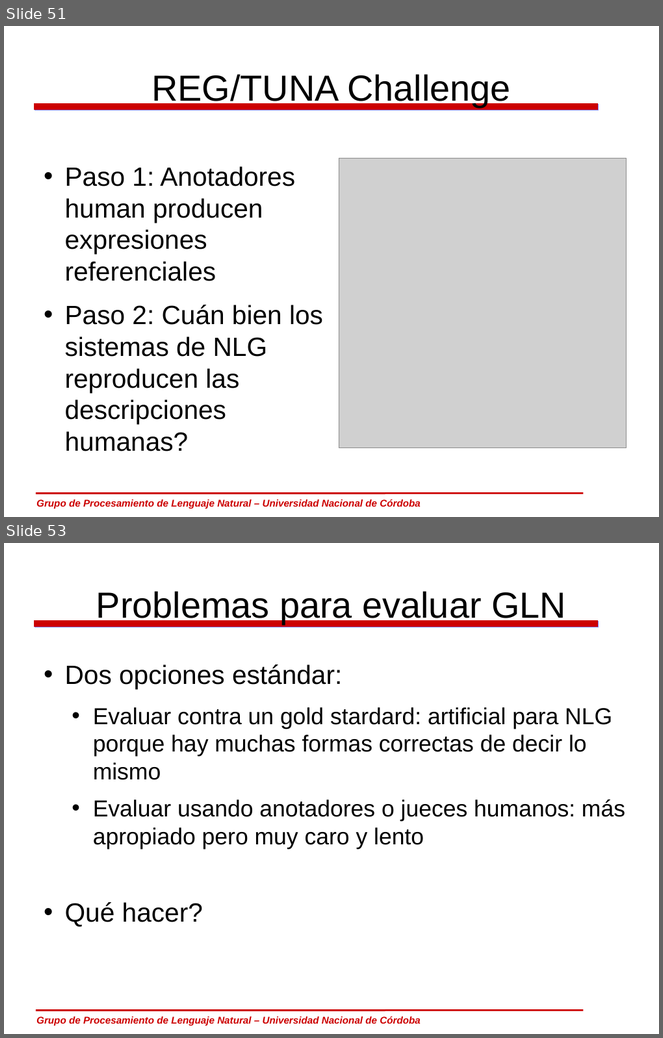
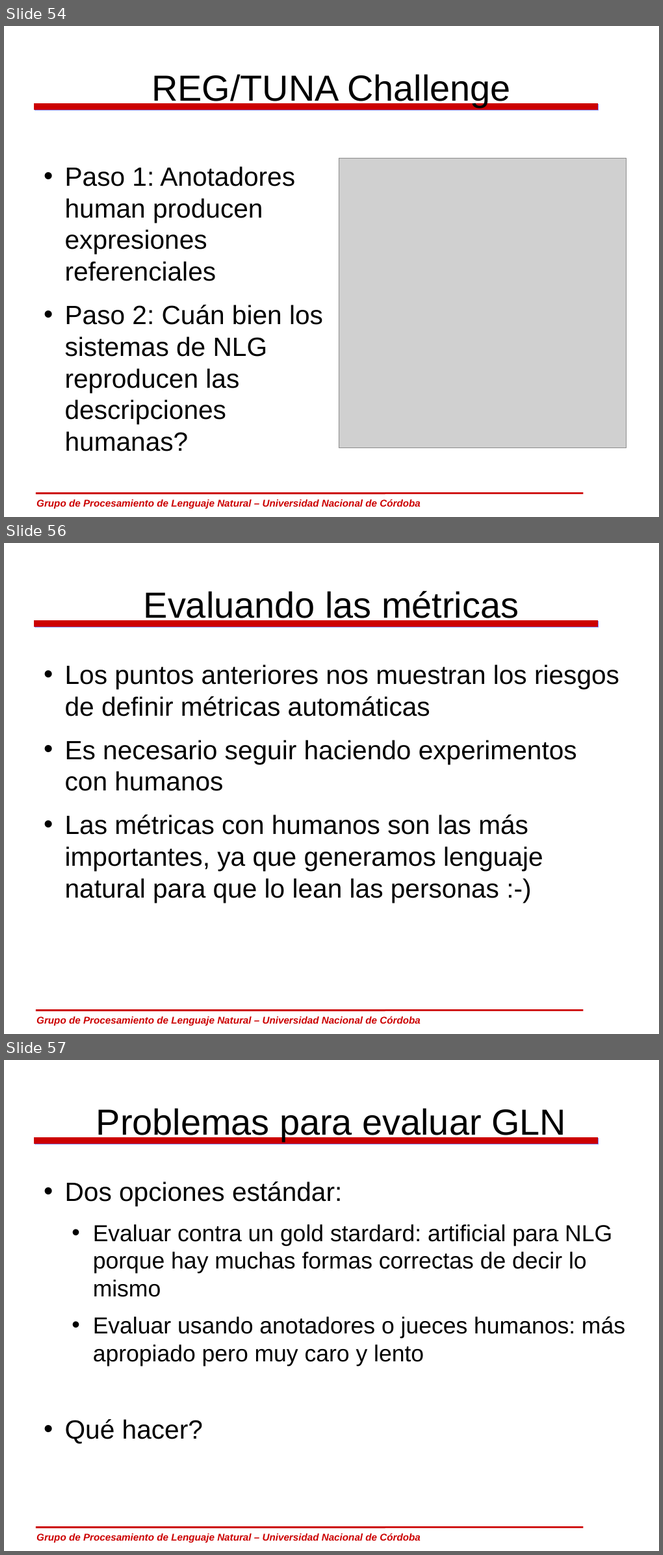
Before and after one commit to carlosareces/elic10, a slide deck: slides/dia5.odp. Shown one above the other, each under a label of ours: slides 51 and 53 before the commit, slides 54, 56 and 57 after it; the slides between them are not shown. The pictures are 663x1038 and 663x1555 pixels, drawn with LibreOffice and Linux fonts; fonts in the diff are those of the drawing; grey boxes stand for pictures; background and template pictures are left out. Boxes give left, top, right and bottom in pixels: in the first picture for what was removed or moved away, otherwise in the second. Text is boxed around its words. In the diff, an @@ line names an element or a change of style, - is before the commit and + after.

```diff
--- a/slides/dia5.odp
+++ b/slides/dia5.odp
@@ slide 56 added at [4, 543, 659, 1034], background #FFFFFF; not listed: 3 template elements that a slide beside it also shows @@
@@ title added at [144, 591, 519, 624], 44 pt, text #000000 @@
+Evaluando las métricas
@@ text added at [65, 665, 620, 902], 32 pt, text #000000 @@
+• Los puntos anteriores nos muestran los riesgos de definir métricas automáticas
+• Es necesario seguir haciendo experimentos con humanos
+• Las métricas con humanos son las más importantes, ya que generamos lenguaje natural para que lo lean las personas :-)
@@ what was slide 51 is now slide 54 @@
@@ what was slide 53 is now slide 57 @@
```
Also in this commit, not shown: 6 slides changed, 3 other slides added, 1 other file.
